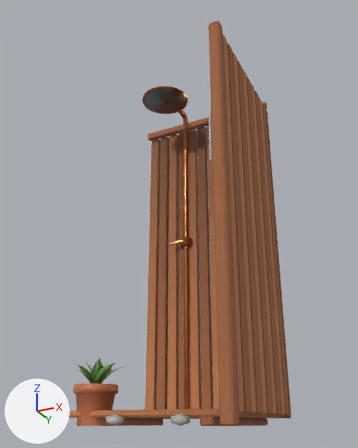
Two versions of the glTF model web/public/assets/models/pack_natureLover/cedarShower.glb, one commit apart.
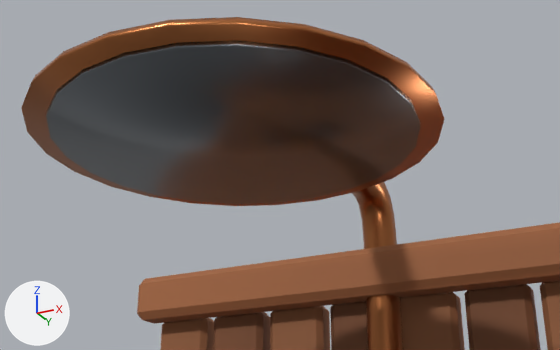
Each version is shown whole from a 50 mm lens placed at (1.168, -2.35, 0.007), pointed at (0.002, -0.017, 1.057), then close up from a 50 mm lens placed at (0.114, -0.375, 1.761), pointed at (-0.124, 0.102, 1.975). Every picture has the same lights, and +X, +Y and +Z are marked at lower left. The first two pictures are the older version. Vertices at exactly the same position are counted once.

The first close-up shows 'body'.
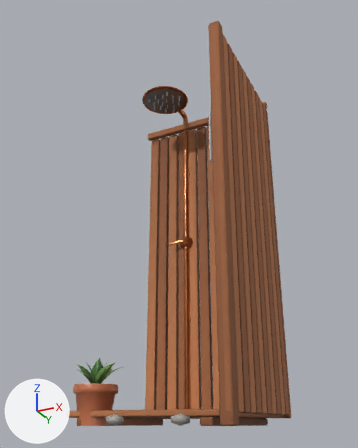
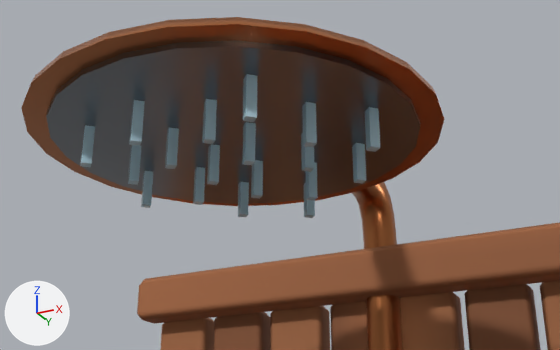
What differs and where, as boxes (x1, y1, x2, y2) in the close-ups (560 x 350 px):
'water', shading changed, rescaled (not visible before): after (80, 74, 380, 218)
part 1 of me_body, recoloured: (128, 165, 560, 350) in both

The change, as a list of edits to the scene's bpy script:
```text
Change me_body:
    where me_body.from_pydata(...)  # 1859 vertices, 3442 faces; spans x -0.45..0.45, y -0.45..0.43, z 0.0..2.08
    used by ob_body; location = (0.0, 0.0, 0.0)
    me_body part 1: 1815 kept faces spanning x -0.45..0.45, y -0.45..0.43, z 0.0..2.01 get new vertex colours
Change me_water:
    where me_water.from_pydata(...)  # 144 vertices, 216 faces; spans x -0.1..0.11, y -0.09..0.11, z -1.92..0.0
    used by ob_water; location = (-0.15, 0.08, 2.0); scale = (1.0, 1.0, 0.001)
    me_water part 2: all faces are now shaded flat (216 of 216 changed)
Change ob_water:
    ob_water.scale: (1.0, 1.0, 0.001) -> (1.0, 1.0, 0.0162)
```
